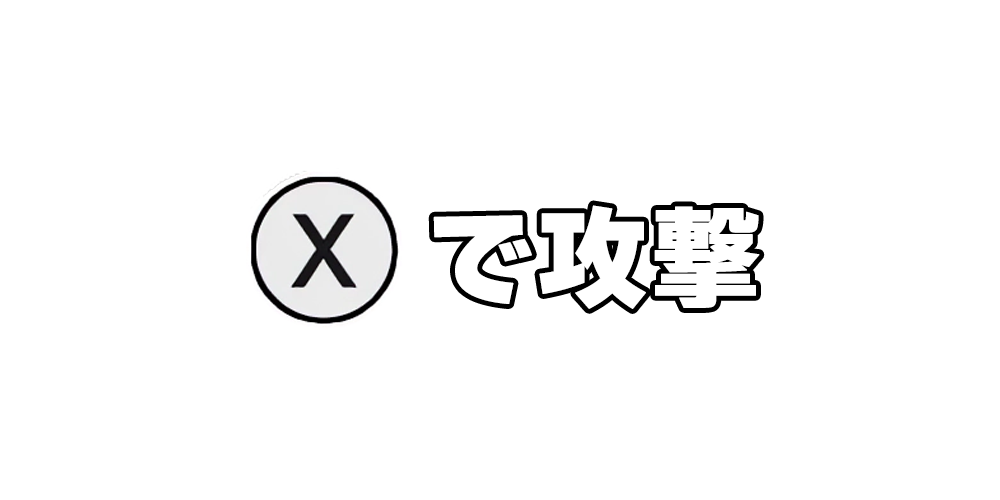
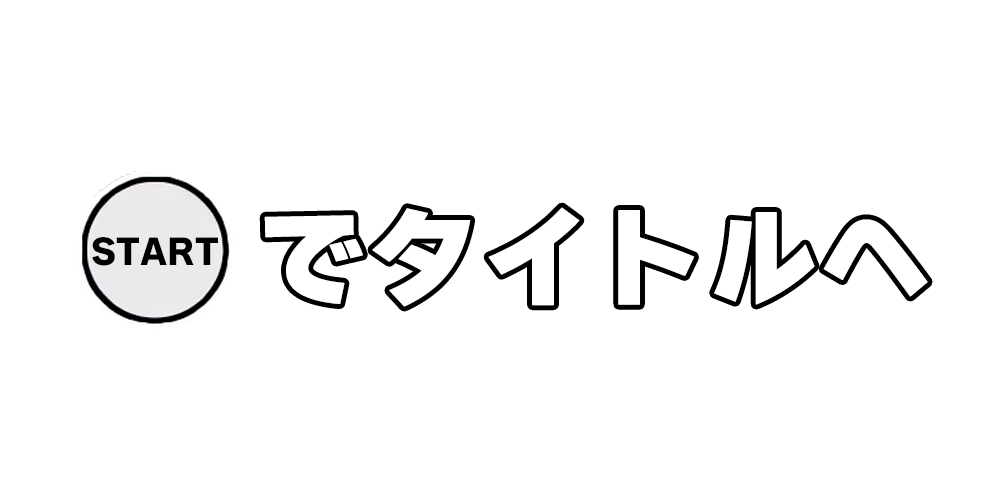
Layer changes from the first (1000, 500) image to the second:
added group "control004" with 3 layers above "control003" over [77, 170, 928, 328]
added layer "START" in group "control004" over [92, 237, 218, 266]
added layer "レイヤー 8" (1st of 2, in "control004") in group "control004" over [77, 170, 232, 328]
added layer "でタイトルへ" in group "control004" over [264, 207, 928, 307]
hid group "control003" (2 layers) over [246, 170, 760, 328]
